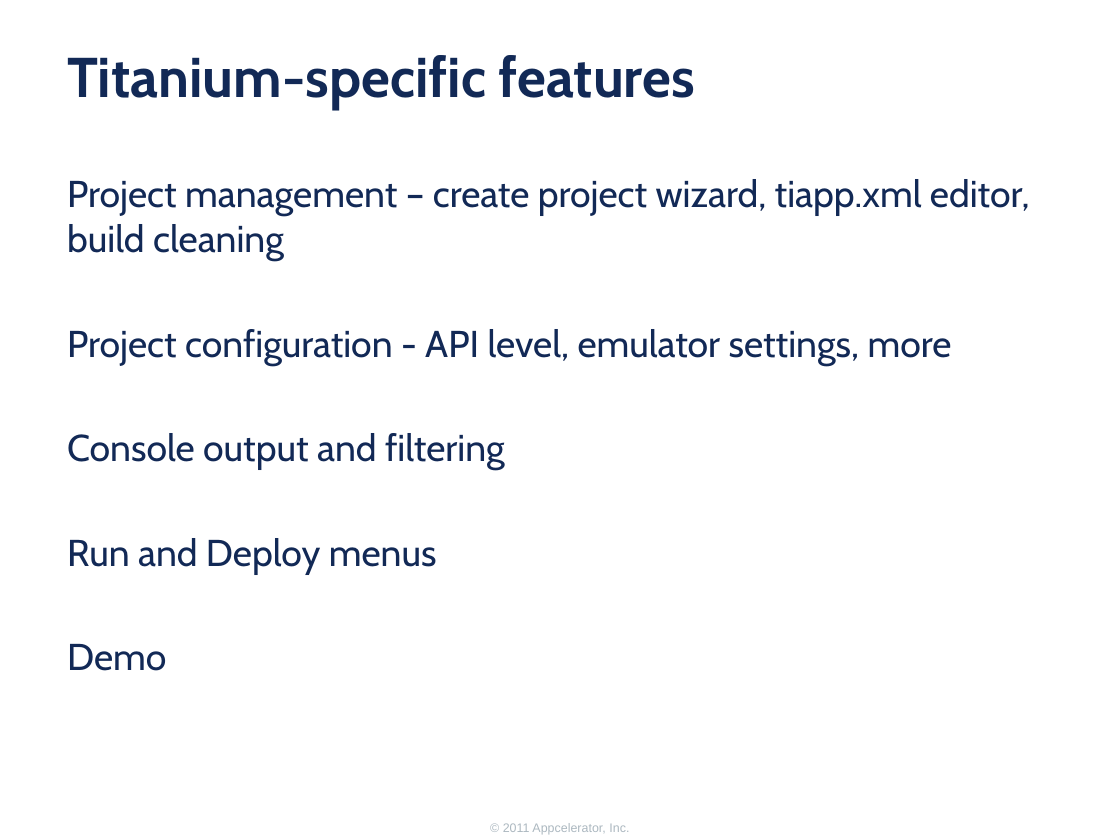
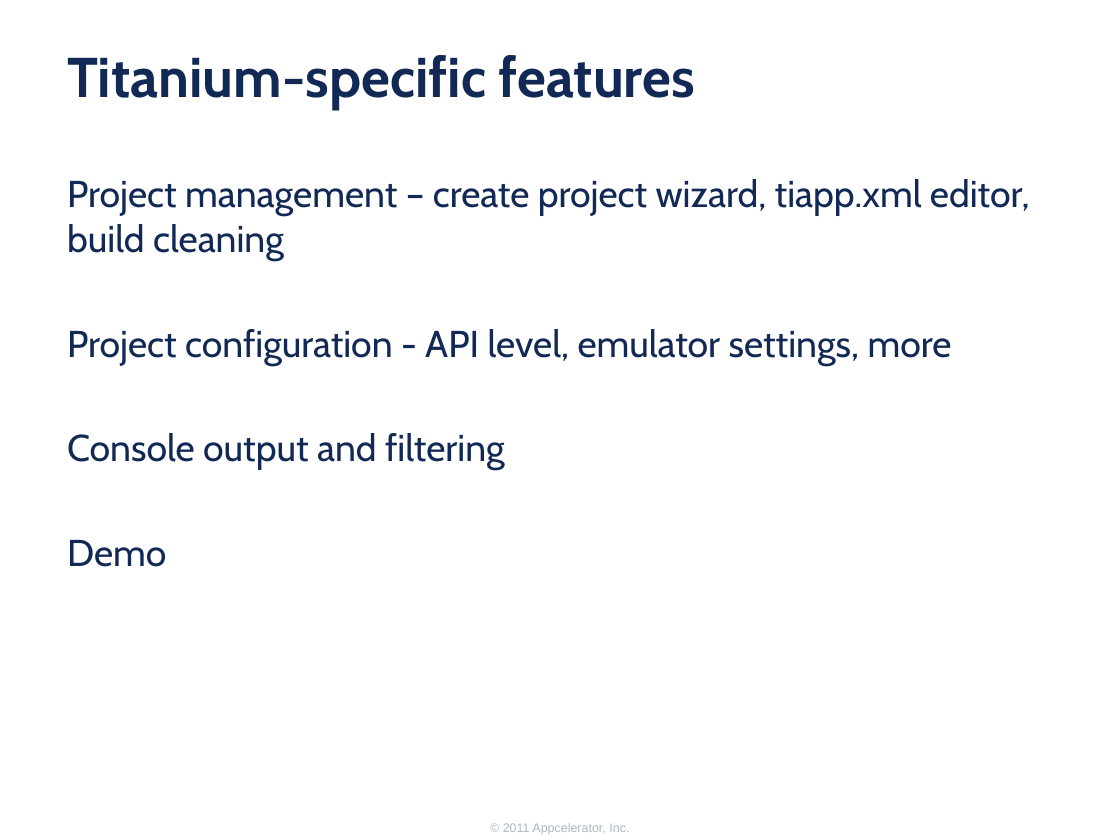
Before and after one commit to appcelerator-forks/appcelerator-training.tcmd_certification, a slide deck: slide 8 of 300/300.pptx (slide 6 before the commit). Drawn at 1120x840 pixels with LibreOffice and Linux fonts; fonts in the diff are those of the drawing; background and template pictures are left out. Boxes give left, top, right and bottom in pixels: in the first picture for what was removed or moved away, otherwise in the second. Text is boxed around its words. In the diff, an @@ line names an element or a change of style, - is before the commit and + after.

```diff
--- a/300/300.pptx
+++ b/300/300.pptx
@@ text at (x1=67, y1=538, x2=437, y2=574): paragraph removed @@
-Run and Deploy menus
```
Also in this commit, not shown: 2 other slides changed, 9 slides added, 2 slides removed.
